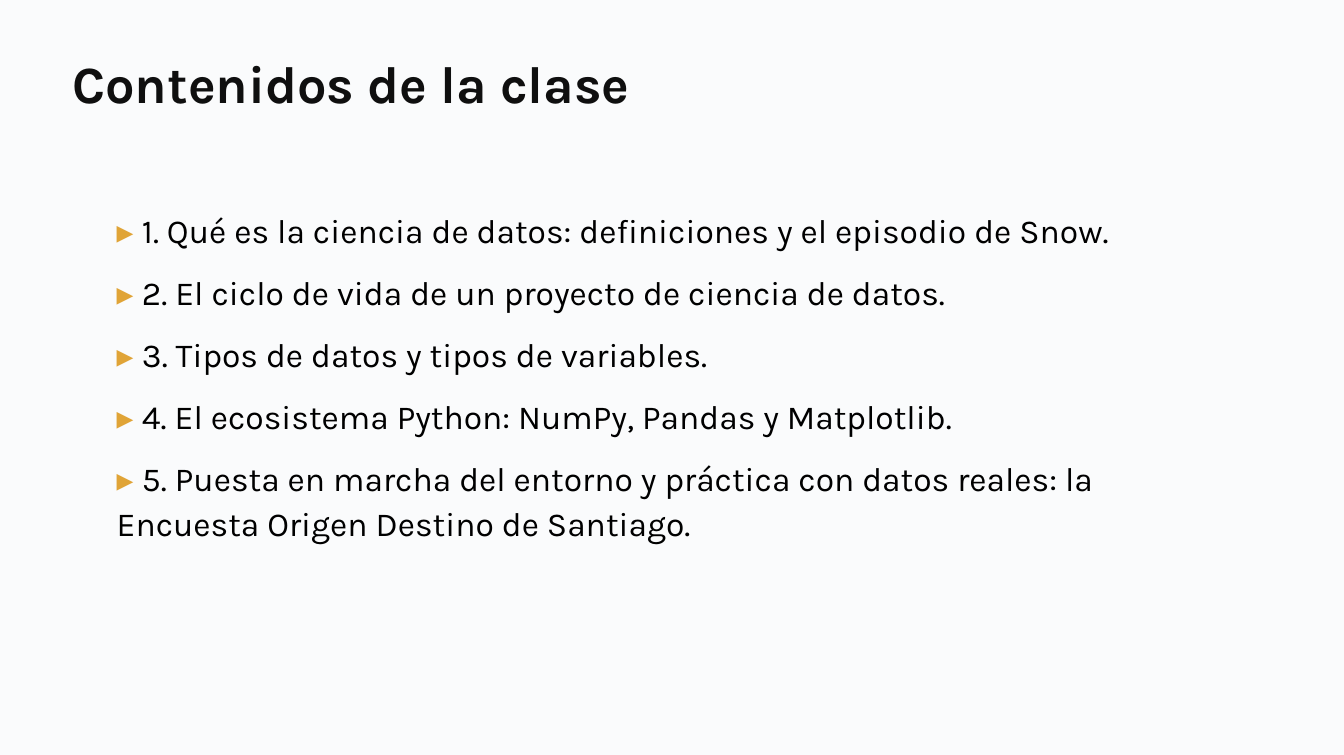
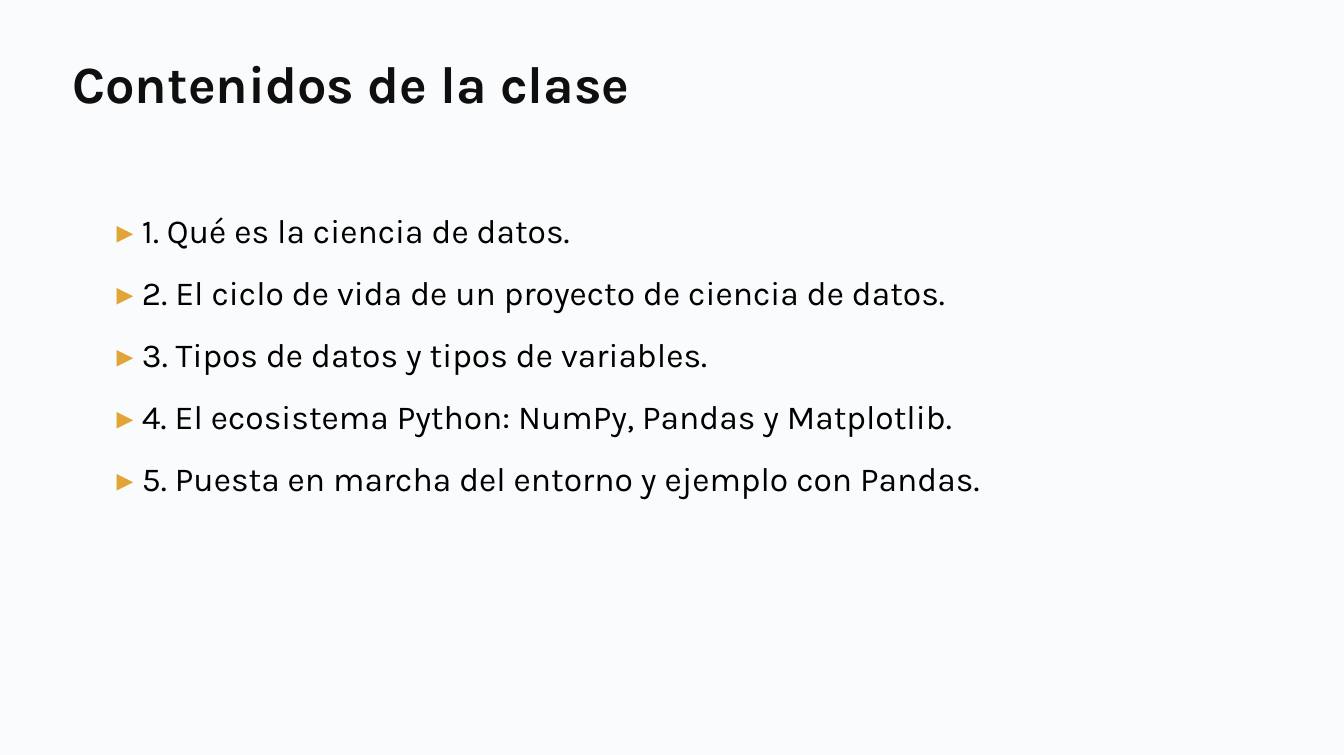
Before and after one commit to daniopitz/diplomado-cdd, a slide deck: slide 2 of presentaciones/clase01_fundamentos_ecosistema.pptx. Drawn at 1344x755 pixels with LibreOffice and Linux fonts; fonts in the diff are those of the drawing. Boxes give left, top, right and bottom in pixels: in the first picture for what was removed or moved away, otherwise in the second. Text is boxed around its words. In the diff, an @@ line names an element or a change of style, - is before the commit and + after.

```diff
--- a/presentaciones/clase01_fundamentos_ecosistema.pptx
+++ b/presentaciones/clase01_fundamentos_ecosistema.pptx
@@ text at [142, 217, 570, 249]: text changed @@
-▸ 1. Qué es la ciencia de datos: definiciones y el episodio de Snow.
+▸ 1. Qué es la ciencia de datos.
@@ text at [142, 468, 979, 500]: text changed @@
-▸ 5. Puesta en marcha del entorno y práctica con datos reales: la Encuesta Origen Destino de Santiago.
+▸ 5. Puesta en marcha del entorno y ejemplo con Pandas.
```
Also in this commit, not shown: 2 other slides changed, 2 slides removed, 1 other file.
